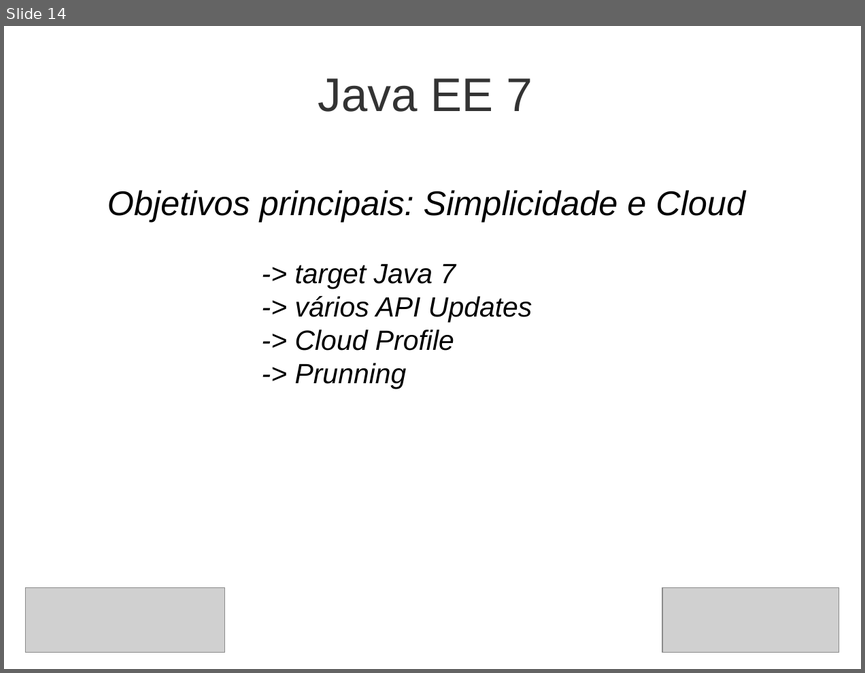
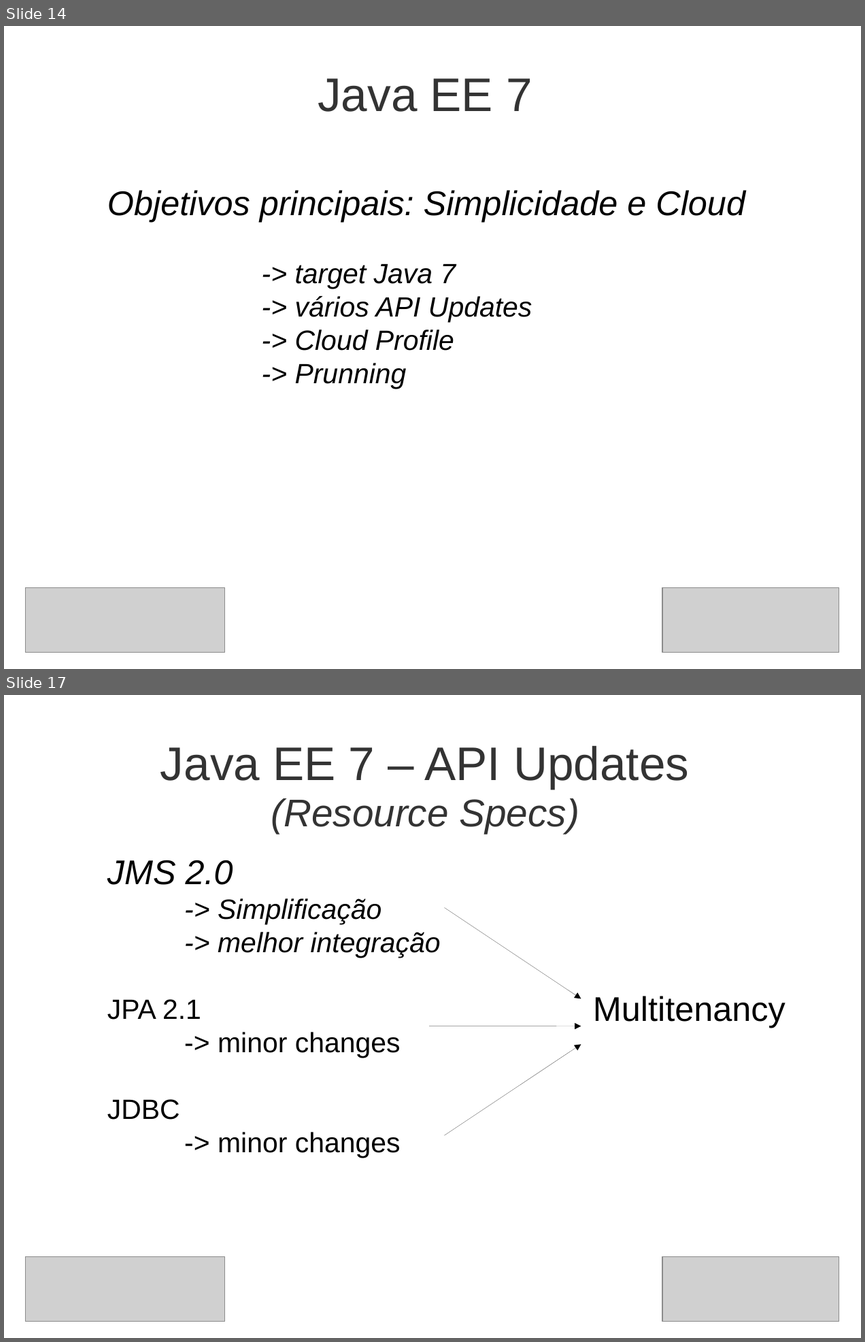
Before and after one commit to steppat/caelumday, a slide deck: caelumday2011.odp. Shown one above the other, each under a label of ours: slide 14 before the commit, slides 14 and 17 after it; the slides between them are not shown. The pictures are 865x673 and 865x1342 pixels, drawn with LibreOffice and Linux fonts; fonts in the diff are those of the drawing; grey boxes stand for pictures; background and template pictures are left out. Boxes give left, top, right and bottom in pixels: in the first picture for what was removed or moved away, otherwise in the second. Text is boxed around its words. In the diff, an @@ line names an element or a change of style, - is before the commit and + after.

```diff
--- a/caelumday2011.odp
+++ b/caelumday2011.odp
@@ slide 17 added at box(4, 695, 861, 1338), background picture (left out) @@
@@ title added at box(160, 745, 689, 833), 44 pt, text #333333 @@
+Java EE 7 – API Updates
+(Resource Specs)
@@ text added at box(107, 860, 441, 1158), 26 pt, text #000000, italic @@
+JMS 2.0
+-> Simplificação
+-> melhor integração
+JPA 2.1
+-> minor changes
+JDBC
+-> minor changes
@@ arrow added from (445, 908) to (581, 999), #000000 0 pt @@
@@ text added at box(593, 996, 785, 1028), 32 pt, text #000000 @@
+Multitenancy
@@ arrow added from (429, 1026) to (581, 1026), #000000 0 pt @@
@@ arrow added from (445, 1136) to (581, 1045), #000000 0 pt @@
@@ picture added at box(26, 1257, 225, 1321) @@
@@ picture added at box(663, 1257, 839, 1321) @@
```
Also in this commit, not shown: 2 other slides added, 1 slide removed, 1 other file.
